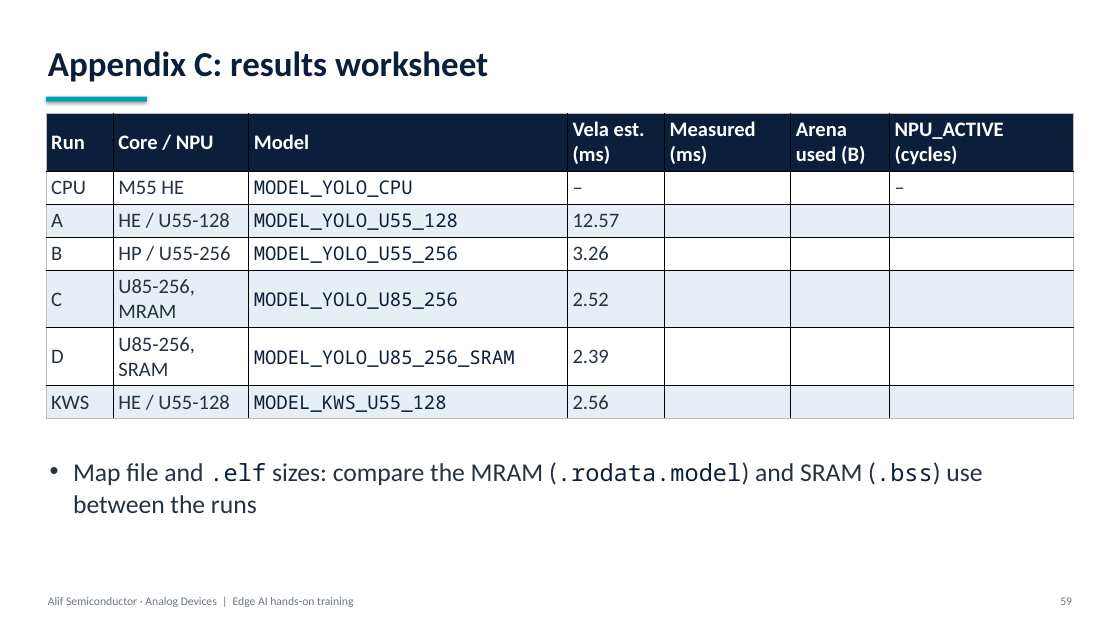
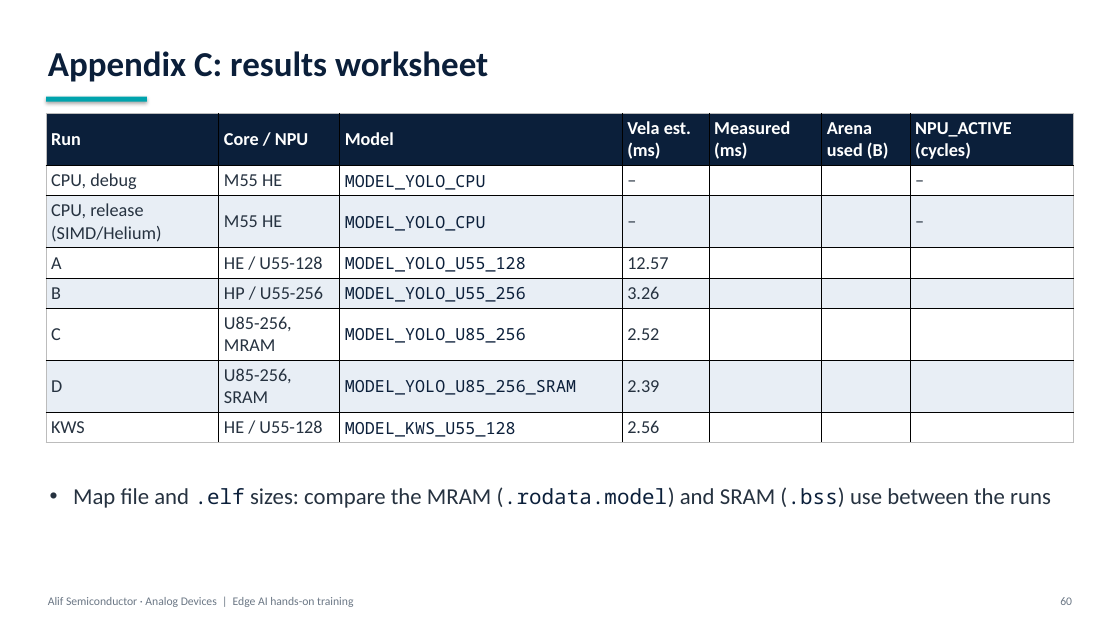
Before and after one commit to alifsemi/alif_ml-training, a slide deck: slide 60 of training/alif_ml_training.pptx (slide 59 before the commit). Drawn at 1120x630 pixels with LibreOffice and Linux fonts; fonts in the diff are those of the drawing. Boxes give left, top, right and bottom in pixels: in the first picture for what was removed or moved away, otherwise in the second. Text is boxed around its words. In the diff, an @@ line names an element or a change of style, - is before the commit and + after.

Commit message:
SIMD optimized CPU result

```diff
--- a/training/alif_ml_training.pptx
+++ b/training/alif_ml_training.pptx
@@ table at <box>46,113,1074,443</box> @@
-row 2: CPU | M55 HE | MODEL_YOLO_CPU | – |  |  | –
+row 2: CPU, debug | M55 HE | MODEL_YOLO_CPU | – |  |  | –
+row 3: CPU, release (SIMD/Helium) | M55 HE | MODEL_YOLO_CPU | – |  |  | –
@@ text "Map file and .elf sizes: ...": place and size @@
-text "Map file and .elf sizes: ..." at <box>73,463,982,513</box>
+text "Map file and .elf sizes: ..." at <box>73,488,1051,508</box>
@@ text "Map file and .elf sizes: ..." at <box>73,488,1051,508</box>: size 22 to 19.5 pt in "Map file and sizes: compare the MRAM ..."; size 20.2 to 17.9 pt in ".elf (.rodata.model) (.bss)" @@
@@ text at <box>1060,597,1072,605</box>: text changed @@
-59
+60
```
Also in this commit, not shown: 37 other slides changed, 1 slide added, 9 other files.
